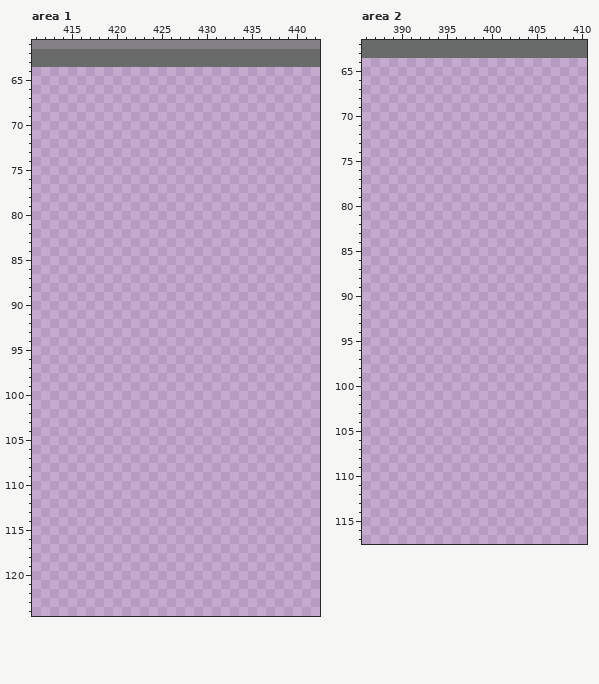
Pixel-art file: web/assets/ground.aseprite. Above: the version before the commit.
640x640 pixels, 1 frame. Colours within 5 levels of each other are drawn and written as one. Shown: area 1: x 411..442, y 61..124; area 2: x 386..410, y 62..117. The commit also changed other parts of the picture, which this record leaves out.
The result:
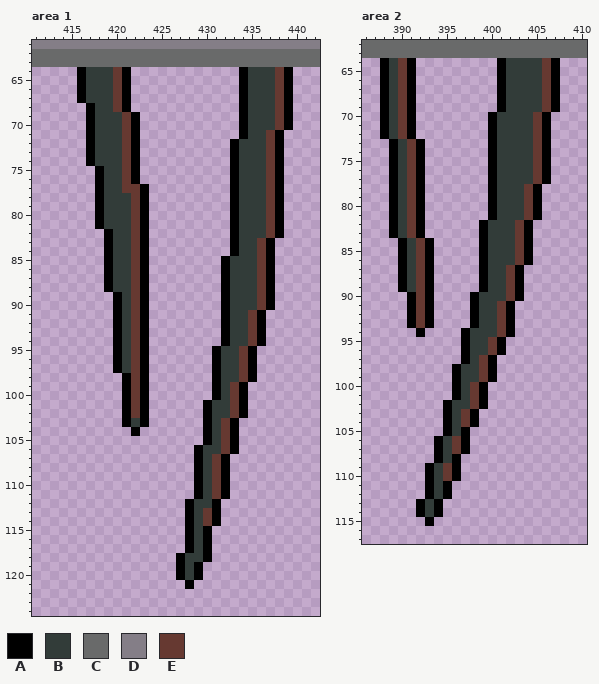
Palette (. is transparent): A #000000  B #323c39  C #696a6a  D #847e87  E #663931
Changes in this commit:
Changed rows in their new state; - is an unchanged pixel.
Area 1, layer "Tilemap 1":
first column x 416:
 64 ABBBEA------------ABBBEA
 65 ABBBEA------------ABBBEA
 66 ABBBEA------------ABBBEA
 67 ABBBEA------------ABBBEA
 68 -ABBEA------------ABBBEA
 69 -ABBBEA-----------ABBBEA
 70 -ABBBEA-----------ABBBEA
 71 -ABBBEA-----------ABBEA-
 72 -ABBBEA----------ABBBEA-
 73 -ABBBEA----------ABBBEA-
 74 -ABBBEA----------ABBBEA-
 75 --ABBEA----------ABBBEA-
 76 --ABBEA----------ABBBEA-
 77 --ABBEEA---------ABBBEA-
 78 --ABBBEA---------ABBBEA-
 79 --ABBBEA---------ABBBEA-
 80 --ABBBEA---------ABBBEA-
 81 --ABBBEA---------ABBBEA-
 82 ---ABBEA---------ABBBEA-
 83 ---ABBEA---------ABBEA--
 84 ---ABBEA---------ABBEA--
 85 ---ABBEA--------ABBBEA--
 86 ---ABBEA--------ABBBEA--
 87 ---ABBEA--------ABBBEA--
 88 ---ABBEA--------ABBBEA--
 89 ----ABEA--------ABBBEA--
 90 ----ABEA--------ABBBEA--
 91 ----ABEA--------ABBEA---
 92 ----ABEA--------ABBEA---
 93 ----ABEA--------ABBEA---
 94 ----ABEA--------ABBEA---
 95 ----ABEA-------ABBEA----
 96 ----ABEA-------ABBEA----
 97 ----ABEA-------ABBEA----
 98 -----AEA-------ABBEA----
 99 -----AEA-------ABEA-----
100 -----AEA-------ABEA-----
101 -----AEA------ABBEA-----
102 -----AEA------ABBEA-----
103 -----ABA------ABEA------
104 ------A-------ABEA------
105 --------------ABEA------
106 -------------ABBEA------
107 -------------ABEA-------
108 -------------ABEA-------
109 -------------ABEA-------
110 -------------ABEA-------
111 -------------ABEA-------
112 ------------ABBA--------
113 ------------ABEA--------
114 ------------ABEA--------
115 ------------ABA---------
116 ------------ABA---------
117 ------------ABA---------
118 -----------ABBA---------
119 -----------ABA----------
120 -----------ABA----------
121 ------------A-----------
Area 2, layer "Tilemap 1":
first column x 388:
 64 ABEA---------ABBBBEA
 65 ABEA---------ABBBBEA
 66 ABEA---------ABBBBEA
 67 ABEA---------ABBBBEA
 68 ABEA---------ABBBBEA
 69 ABEA---------ABBBBEA
 70 ABEA--------ABBBBEA-
 71 ABEA--------ABBBBEA-
 72 ABEA--------ABBBBEA-
 73 -ABEA-------ABBBBEA-
 74 -ABEA-------ABBBBEA-
 75 -ABEA-------ABBBBEA-
 76 -ABEA-------ABBBBEA-
 77 -ABEA-------ABBBBEA-
 78 -ABEA-------ABBBEA--
 79 -ABEA-------ABBBEA--
 80 -ABEA-------ABBBEA--
 81 -ABEA-------ABBBEA--
 82 -ABEA------ABBBEA---
 83 -ABEA------ABBBEA---
 84 --ABEA-----ABBBEA---
 85 --ABEA-----ABBBEA---
 86 --ABEA-----ABBBEA---
 87 --ABEA-----ABBEA----
 88 --ABEA-----ABBEA----
 89 --ABEA-----ABBEA----
 90 ---AEA----ABBBEA----
 91 ---AEA----ABBEA-----
 92 ---AEA----ABBEA-----
 93 ---AEA----ABBEA-----
 94 ----A----ABBBEA-----
 95 ---------ABBEA------
 96 ---------ABBEA------
 97 ---------ABEA-------
 98 --------ABBEA-------
 99 --------ABBEA-------
100 --------ABEA--------
101 --------ABEA--------
102 -------ABBEA--------
103 -------ABEA---------
104 -------ABEA---------
105 -------ABA----------
106 ------ABEA----------
107 ------ABEA----------
108 ------ABA-----------
109 -----ABEA-----------
110 -----ABEA-----------
111 -----ABA------------
112 -----ABA------------
113 ----ABA-------------
114 ----ABA-------------
115 -----A--------------
Where, in picture pixels (left, top, right, bottom), the same in both pictures:
added: (77, 67, 149, 436)
added: (176, 67, 293, 589)
added: (380, 58, 560, 526)
